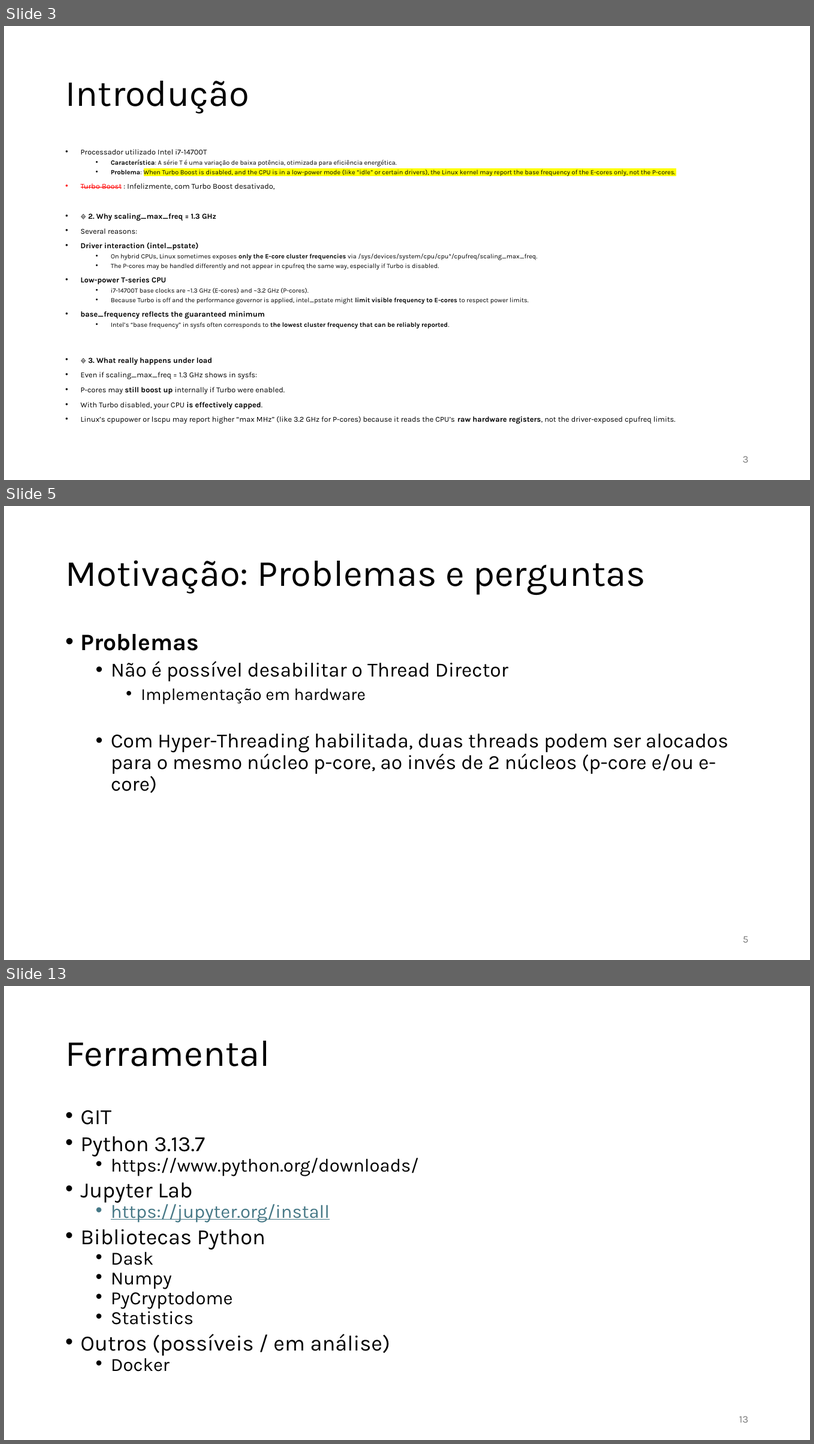
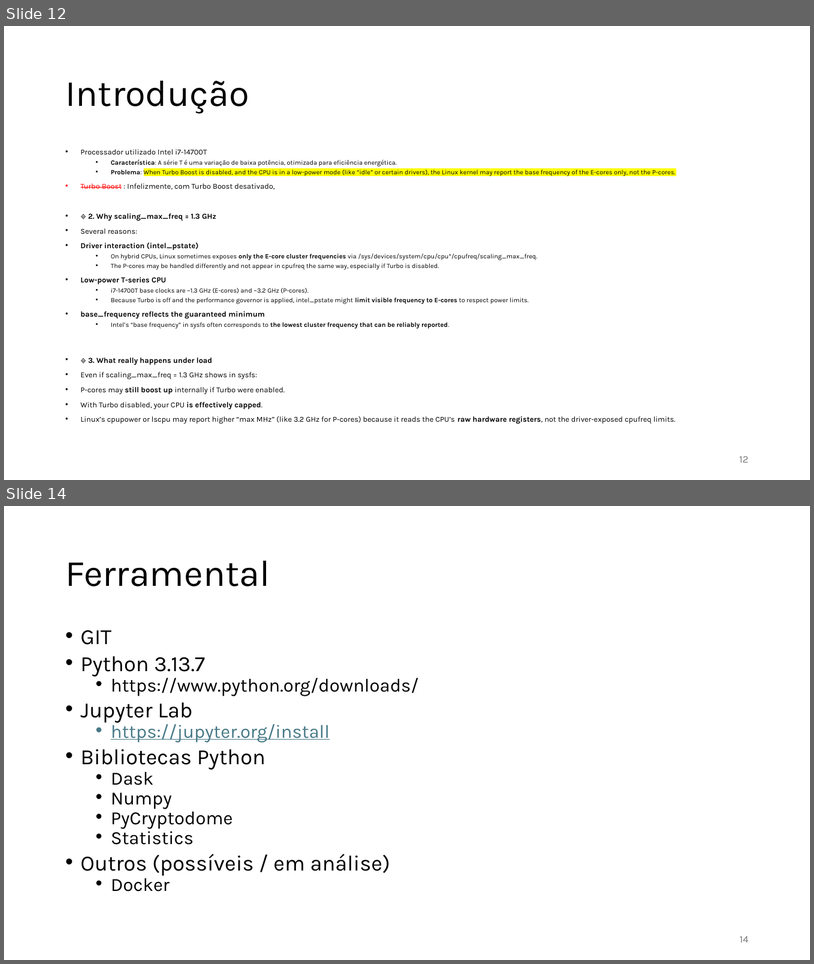
Before and after one commit to jlggross/TF-cmp223, a slide deck: 02-Parcial/02-Parcial-Apresentacao.pptx. Shown one above the other, each under a label of ours: slides 3, 5 and 13 before the commit, slides 12 and 14 after it; the slides between them are not shown. The pictures are 814x1444 and 814x964 pixels, drawn with LibreOffice and Linux fonts; fonts in the diff are those of the drawing. Boxes give left, top, right and bottom in pixels: in the first picture for what was removed or moved away, otherwise in the second. Text is boxed around its words. In the diff, an @@ line names an element or a change of style, - is before the commit and + after.

```diff
--- a/02-Parcial/02-Parcial-Apresentacao.pptx
+++ b/02-Parcial/02-Parcial-Apresentacao.pptx
@@ slide 5 removed at [4, 506, 810, 960], background #FFFFFF @@
@@ title removed at [65, 560, 645, 595] @@
-Motivação: Problemas e perguntas
@@ text removed at [81, 634, 729, 793] @@
-• Problemas
-  • Não é possível desabilitar o Thread Director
-    • Implementação em hardware
-  • Com Hyper-Threading habilitada, duas threads podem ser alocados para o mesmo núcleo p-core, ao invés de 2 núcleos (p-core e/ou e-core)
@@ page number removed at [743, 936, 749, 942] @@
-5
@@ what was slide 3 is now slide 12 @@
@@ page number at [740, 456, 749, 462]: text changed @@
-3
+12
@@ what was slide 13 is now slide 14 @@
@@ page number at [740, 936, 749, 942]: text changed @@
-13
+14
```
Also in this commit, not shown: 2 slides changed, 9 slides added, 7 other slides removed.
